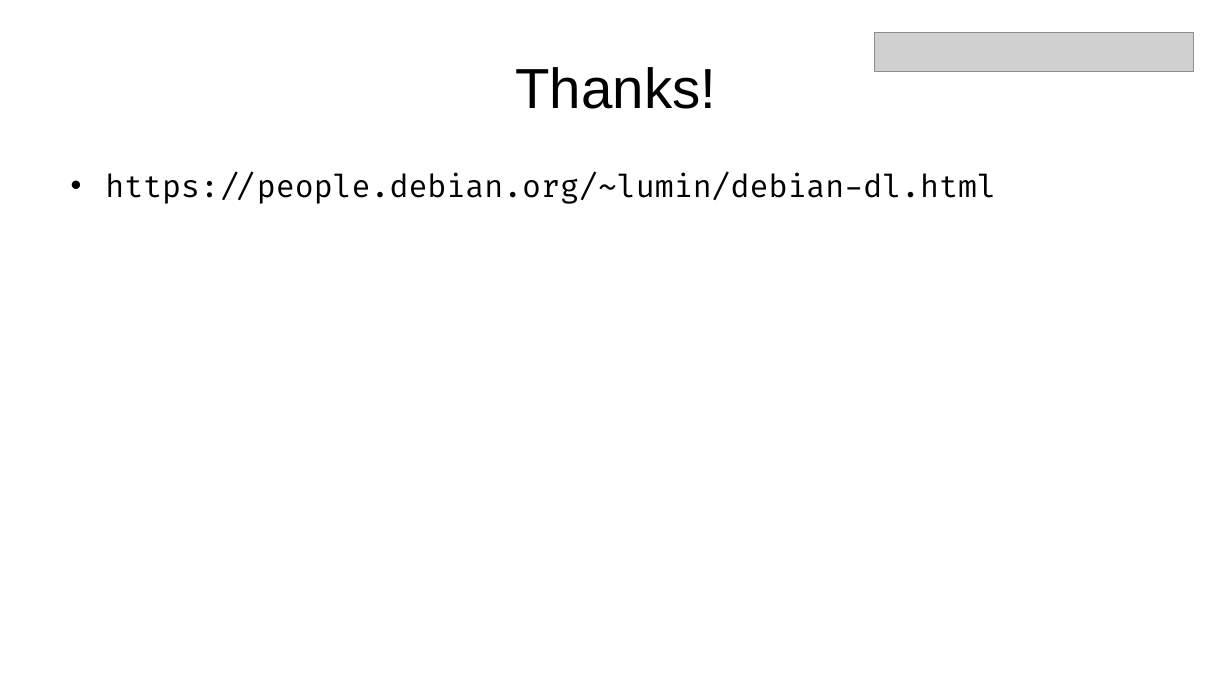
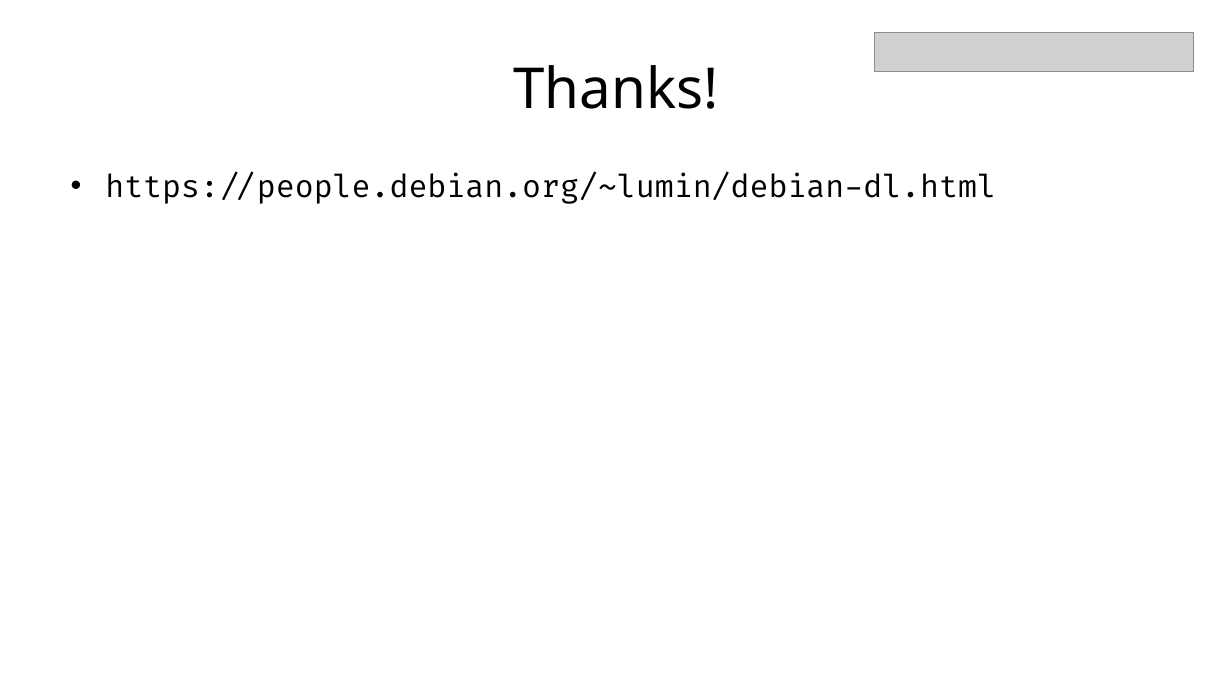
Before and after one commit to cdluminate/cdluminate, a slide deck: slide 10 of Dc20DeepLearning.pptx (slide 9 before the commit). Drawn at 1232x693 pixels with LibreOffice and Linux fonts; fonts in the diff are those of the drawing; grey boxes stand for pictures. Boxes give left, top, right and bottom in pixels: in the first picture for what was removed or moved away, otherwise in the second. Text is boxed around its words. In the diff, an @@ line names an element or a change of style, - is before the commit and + after.

```diff
--- a/Dc20DeepLearning.pptx
+++ b/Dc20DeepLearning.pptx
@@ title "Thanks!" at (x1=513, y1=65, x2=718, y2=109): font Arial to Noto Sans @@
```
Also in this commit, not shown: 2 other slides changed, 1 slide added.
